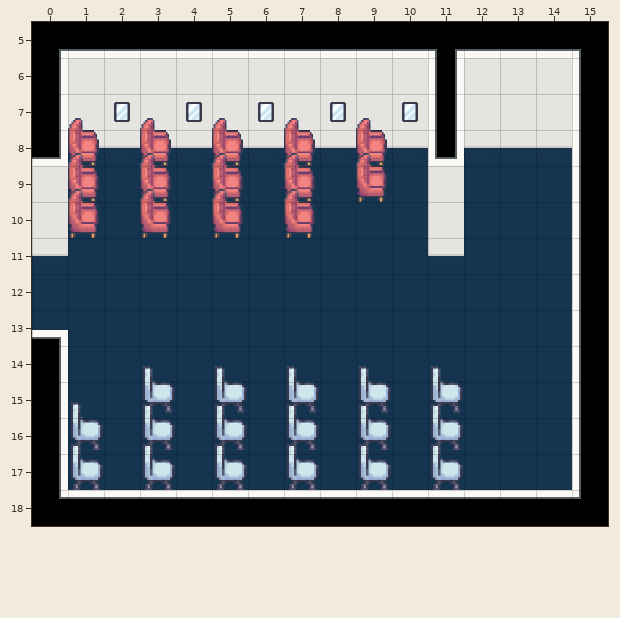
A Tiled map gets an edit: LCB_Map/data/maps/main_rooftop_mockcabin.tmx. The first picture shows the starting point.
Cells are 64x64 px. Shown: x 0..15, y 5..18.
And afterwards:
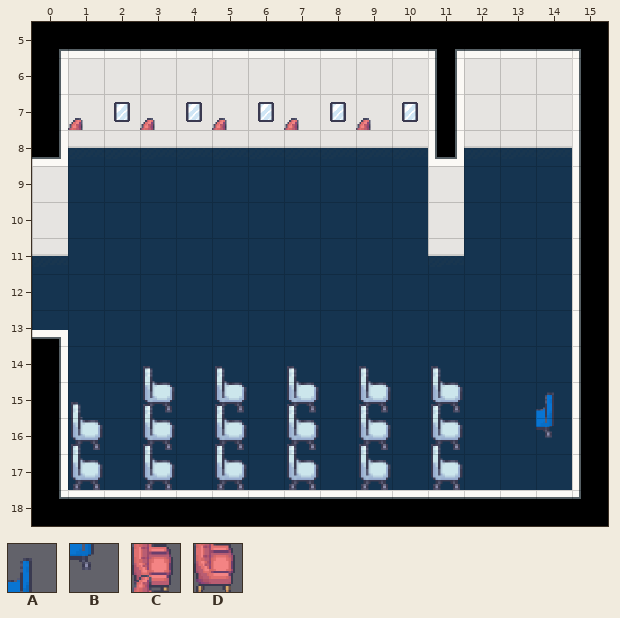
Key: from "LCB_furnishing": A 264, B 283, C 567, D 586.
_ is an empty cell.
Diff:
Layer "Furnishing":
The edit adds tile A in row 15 at x 14.
The edit adds tile B in row 16 at x 14.
The author cleared tile C in row 8 at x 1, 3, 5, 7 and 9; in row 9 at x 1, 3, 5 and 7.
The author cleared tile D in row 9 at x 9; in row 10 at x 1, 3, 5 and 7.
Changed places in both pictures, as pixel boxes (x1, y1, x2, y2):
removed: (68, 130, 99, 238)
removed: (140, 130, 171, 238)
removed: (212, 130, 243, 238)
removed: (284, 130, 315, 238)
removed: (356, 130, 387, 202)
added: (536, 392, 554, 438)
